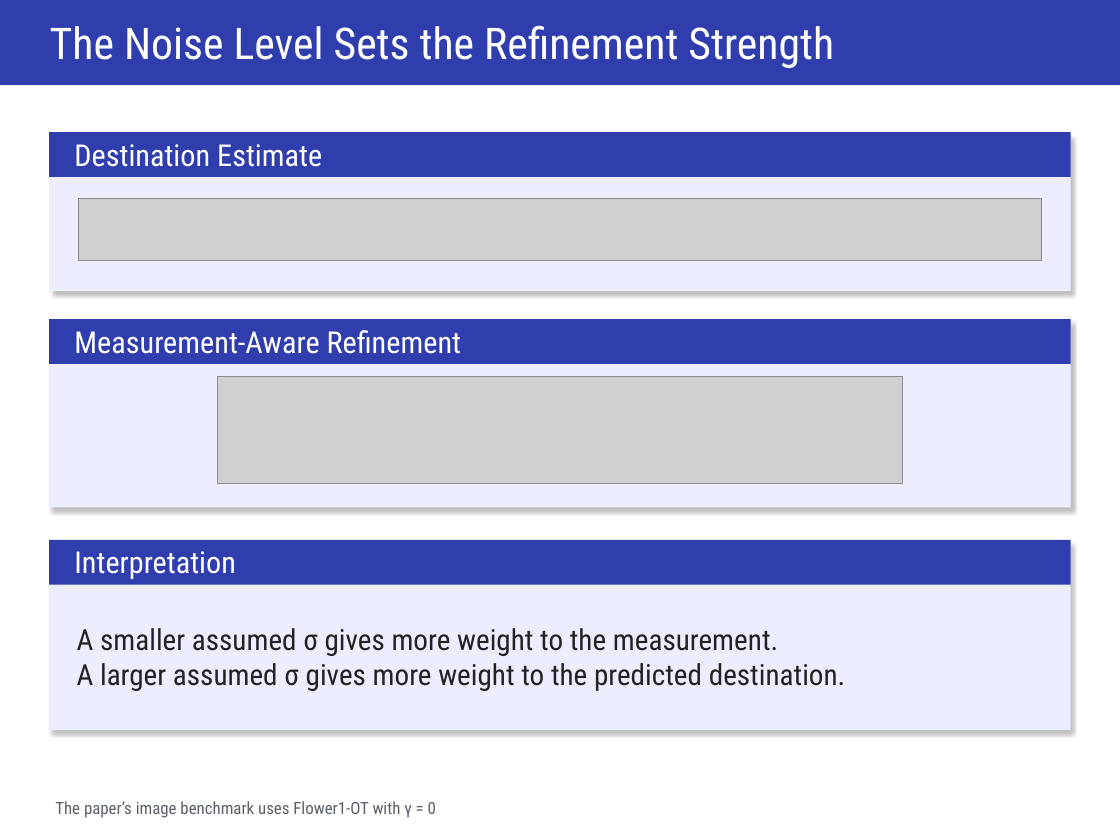
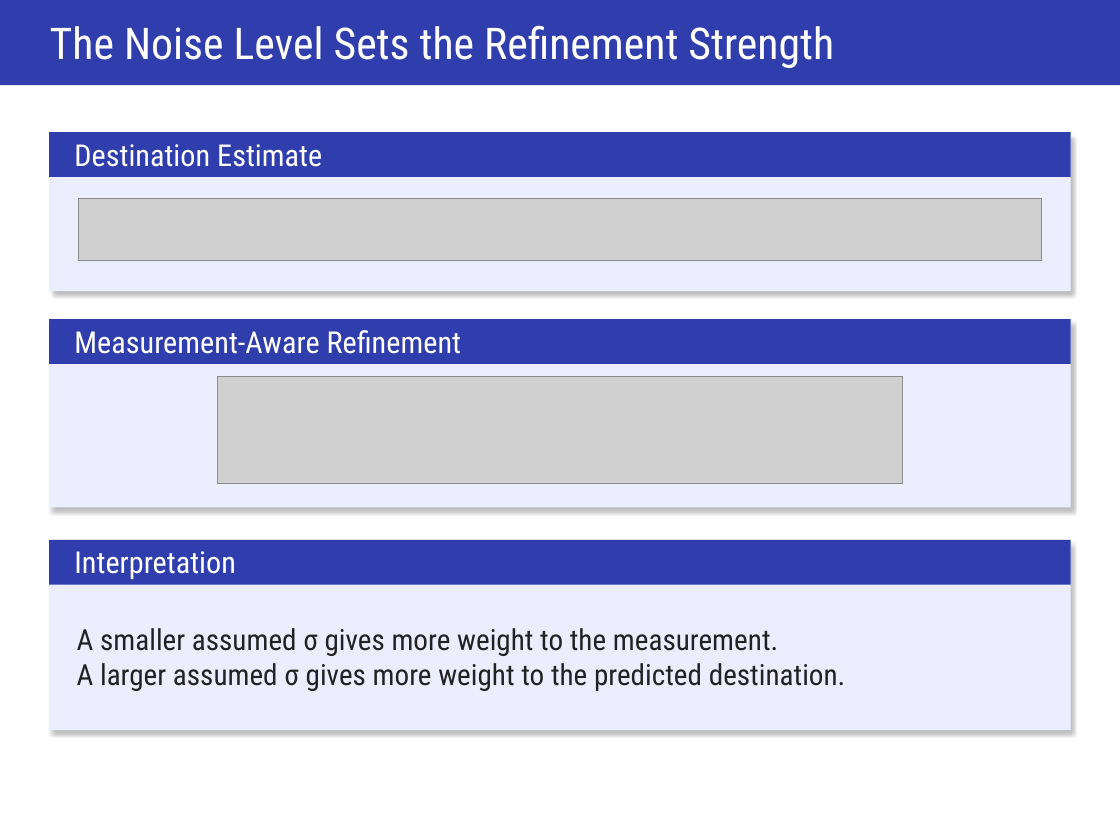
Before and after one commit to ItayShorian07/Diffusion--flower-project, a slide deck: slide 3 of artifacts/presentation/FLOWER- Presentation.pptx. Drawn at 1120x840 pixels with LibreOffice and Linux fonts; fonts in the diff are those of the drawing; grey boxes stand for pictures. Boxes give left, top, right and bottom in pixels: in the first picture for what was removed or moved away, otherwise in the second. Text is boxed around its words. In the diff, an @@ line names an element or a change of style, - is before the commit and + after.

```diff
--- a/artifacts/presentation/FLOWER- Presentation.pptx
+++ b/artifacts/presentation/FLOWER- Presentation.pptx
@@ text removed at (55, 801, 436, 818) @@
-The paper’s image benchmark uses Flower1-OT with γ = 0
```
Also in this commit, not shown: 15 other slides changed, 1 other file.
